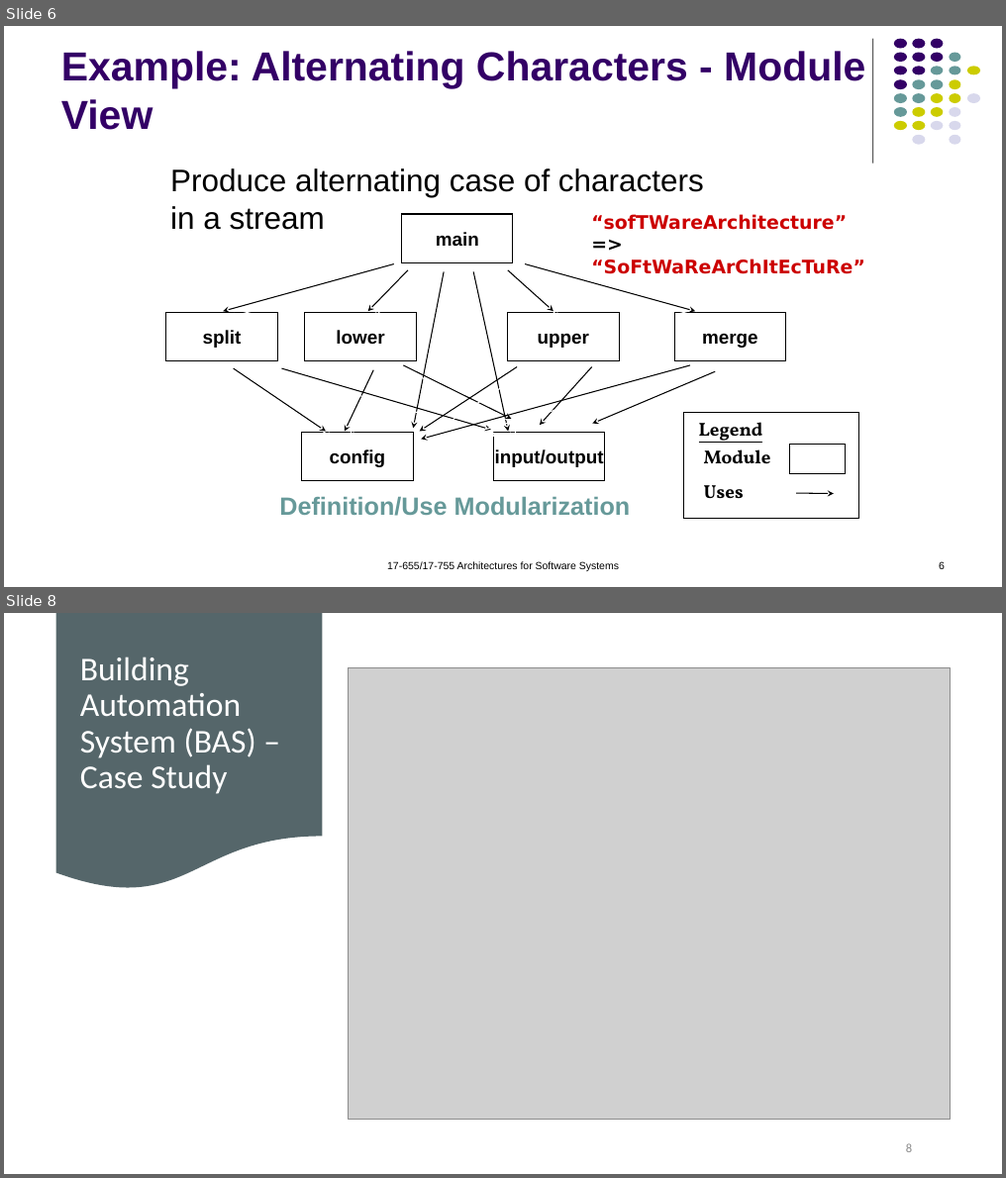
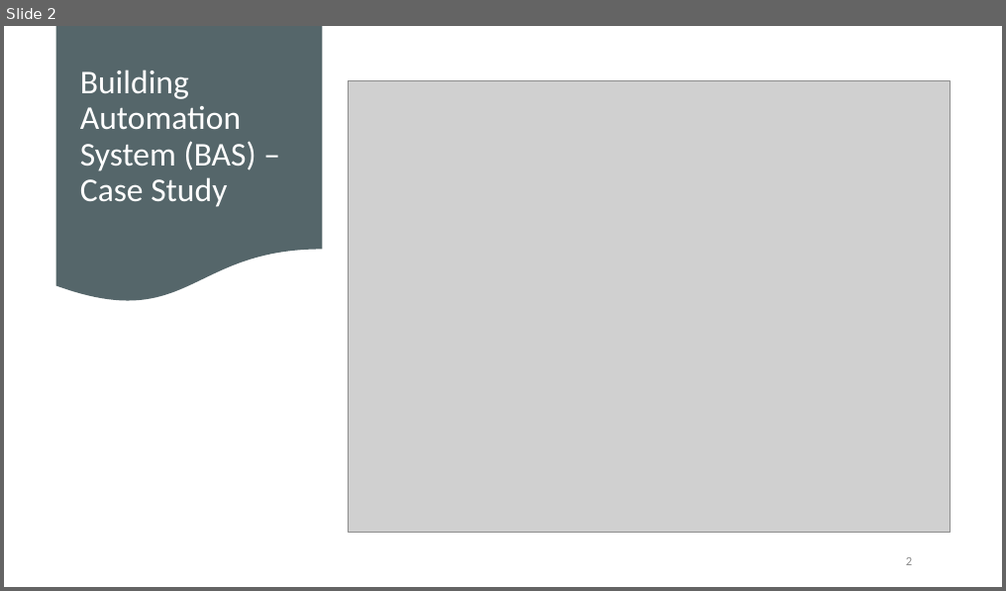
Before and after one commit to kthanasi-git/SW_Engineering, a slide deck: SOFTWARE ENGINEERING/SLIDES/21-More on Software Architecture.pptx. Shown one above the other, each under a label of ours: slides 6 and 8 before the commit, slide 2 after it; the slides between them are not shown. The pictures are 1006x1178 and 1006x591 pixels, drawn with LibreOffice and Linux fonts; fonts in the diff are those of the drawing; grey boxes stand for pictures. Boxes give left, top, right and bottom in pixels: in the first picture for what was removed or moved away, otherwise in the second. Text is boxed around its words. In the diff, an @@ line names an element or a change of style, - is before the commit and + after.

```diff
--- a/SOFTWARE ENGINEERING/SLIDES/21-More on Software Architecture.pptx
+++ b/SOFTWARE ENGINEERING/SLIDES/21-More on Software Architecture.pptx
@@ slide 6 removed at <box>4,26,1002,587</box>, background #FFFFFF @@
@@ title removed at <box>61,51,865,130</box> @@
-Example: Alternating Characters - Module View
@@ line removed from (873, 39) to (873, 163) @@
@@ group removed at <box>894,39,981,144</box>: 31 ellipses @@
@@ text removed at <box>170,169,704,230</box> @@
-Produce alternating case of characters in a stream
@@ text removed at <box>591,214,865,274</box> @@
-“sofTWareArchitecture” =>
-“SoFtWaReArChItEcTuRe”
@@ group removed at <box>166,214,786,481</box>: 14 arrows, 7 rectangles @@
-main
-split
-lower
-upper
-merge
-config
-input/output
@@ group removed at <box>684,413,858,519</box>: 3 texts, 2 rectangles, 1 arrow @@
-Legend
-Module
-Uses
@@ text removed at <box>279,496,631,516</box> @@
-Definition/Use Modularization
@@ text removed at <box>387,562,619,571</box> @@
-17-655/17-755 Architectures for Software Systems
@@ page number removed at <box>939,562,944,570</box> @@
-6
@@ what was slide 8 is now slide 2 @@
@@ page number at <box>906,558,912,566</box>: text changed @@
-8
+2
```
Also in this commit, not shown: 1 slide changed, 8 other slides removed, 13 other files.
